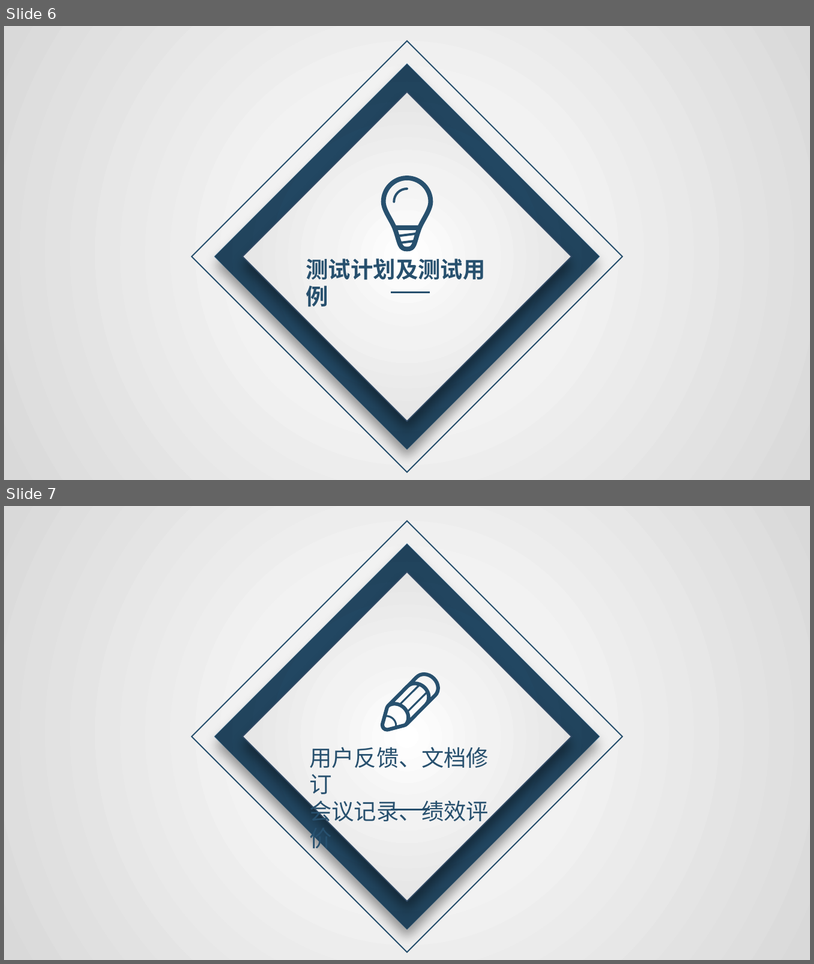
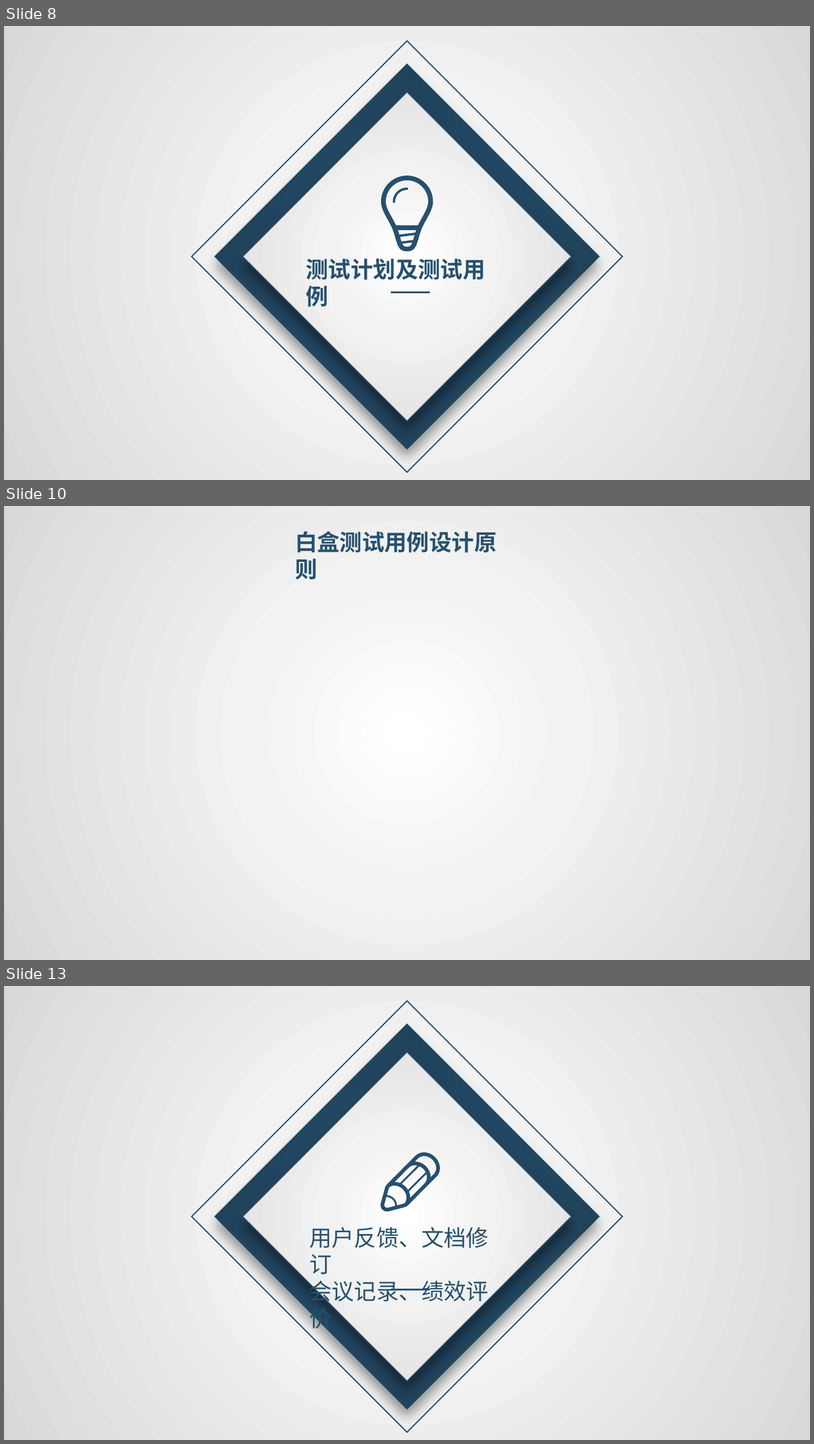
Before and after one commit to avgstuBoboge/SE2020-document, a slide deck: ppt/SE2020-G16-实现测试.pptx. Shown one above the other, each under a label of ours: slides 6 and 7 before the commit, slides 8, 10 and 13 after it; the slides between them are not shown. The pictures are 814x964 and 814x1444 pixels, drawn with LibreOffice and Linux fonts; fonts in the diff are those of the drawing. Boxes give left, top, right and bottom in pixels: in the first picture for what was removed or moved away, otherwise in the second. Text is boxed around its words. In the diff, an @@ line names an element or a change of style, - is before the commit and + after.

```diff
--- a/ppt/SE2020-G16-实现测试.pptx
+++ b/ppt/SE2020-G16-实现测试.pptx
@@ slide 10 added at (4, 506, 810, 960), background gradient #FFFFFF to #F2F2F2 to #D9D9D9 @@
@@ text added at (295, 531, 497, 553), 20 pt, text #27506E, bold @@
+白盒测试用例设计原则
@@ what was slide 6 is now slide 8 @@
@@ what was slide 7 is now slide 13 @@
```
Also in this commit, not shown: 1 slide changed, 7 other slides added, 1 slide removed.
